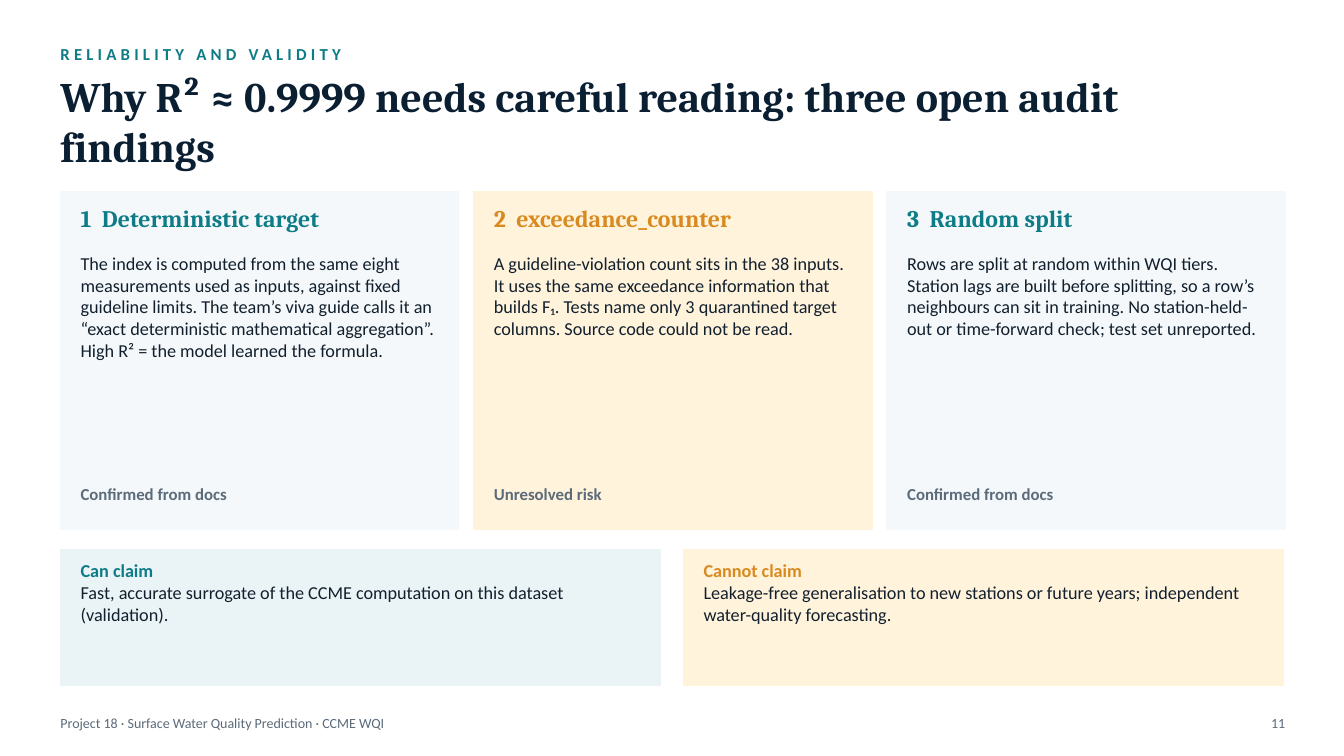
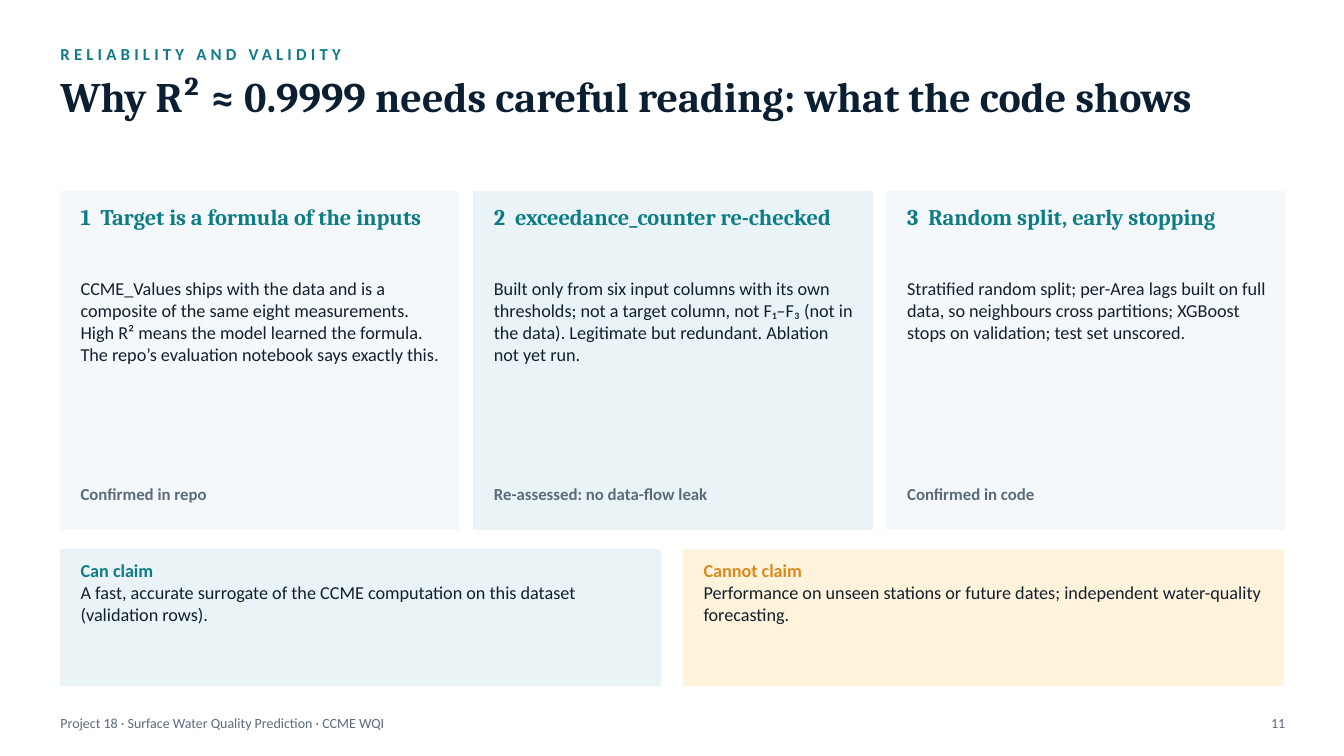
Before and after one commit to Amansoni045/Semester_5_AML_DL, a slide deck: slide 11 of final/Project_Presentation_Final.pptx. Drawn at 1344x756 pixels with LibreOffice and Linux fonts; fonts in the diff are those of the drawing. Boxes give left, top, right and bottom in pixels: in the first picture for what was removed or moved away, otherwise in the second. Text is boxed around its words. In the diff, an @@ line names an element or a change of style, - is before the commit and + after.

Commit message:
remove master submission artifacts build script and presentation documents

```diff
--- a/final/Project_Presentation_Final.pptx
+++ b/final/Project_Presentation_Final.pptx
@@ text at <box>60,77,1192,122</box>: text changed @@
-Why R² ≈ 0.9999 needs careful reading: three open audit findings
+Why R² ≈ 0.9999 needs careful reading: what the code shows
@@ text at <box>81,209,421,230</box>: text changed; size 17 to 16 pt @@
-1 Deterministic target
+1 Target is a formula of the inputs
@@ rectangle at <box>474,192,872,529</box>: fill #FFF3DC to #EAF4F6; outline #FFF3DC 1 pt to #EAF4F6 1 pt @@
@@ text at <box>494,209,831,228</box>: text changed; size 17 to 16 pt; text colour #D98A1F to #0E7C86 @@
-2 exceedance_counter
+2 exceedance_counter re-checked
@@ text at <box>907,209,1215,230</box>: text changed; size 17 to 16 pt @@
-3 Random split
+3 Random split, early stopping
@@ text at <box>81,282,438,364</box>: text changed @@
-The index is computed from the same eight measurements used as inputs, against fixed guideline limits. The team’s viva guide calls it an “exact deterministic mathematical aggregation”. High R² = the model learned the formula.
+CCME_Values ships with the data and is a composite of the same eight measurements. High R² means the model learned the formula. The repo’s evaluation notebook says exactly this.
@@ text at <box>494,282,853,364</box>: text changed @@
-A guideline-violation count sits in the 38 inputs. It uses the same exceedance information that builds F₁. Tests name only 3 quarantined target columns. Source code could not be read.
+Built only from six input columns with its own thresholds; not a target column, not F₁–F₃ (not in the data). Legitimate but redundant. Ablation not yet run.
@@ text at <box>907,282,1265,342</box>: text changed @@
-Rows are split at random within WQI tiers. Station lags are built before splitting, so a row’s neighbours can sit in training. No station-held-out or time-forward check; test set unreported.
+Stratified random split; per-Area lags built on full data, so neighbours cross partitions; XGBoost stops on validation; test set unscored.
@@ text at <box>81,488,206,503</box>: text changed @@
-Confirmed from docs
+Confirmed in repo
@@ text at <box>494,488,707,500</box>: text changed @@
-Unresolved risk
+Re-assessed: no data-flow leak
@@ text at <box>907,488,1034,500</box>: text changed @@
-Confirmed from docs
+Confirmed in code
@@ text at <box>81,586,576,624</box>: text changed @@
-Fast, accurate surrogate of the CCME computation on this dataset (validation).
+A fast, accurate surrogate of the CCME computation on this dataset (validation rows).
@@ text at <box>704,586,1261,624</box>: text changed @@
-Leakage-free generalisation to new stations or future years; independent water-quality forecasting.
+Performance on unseen stations or future dates; independent water-quality forecasting.
```
Also in this commit, not shown: 13 other slides changed, 7 other files.
